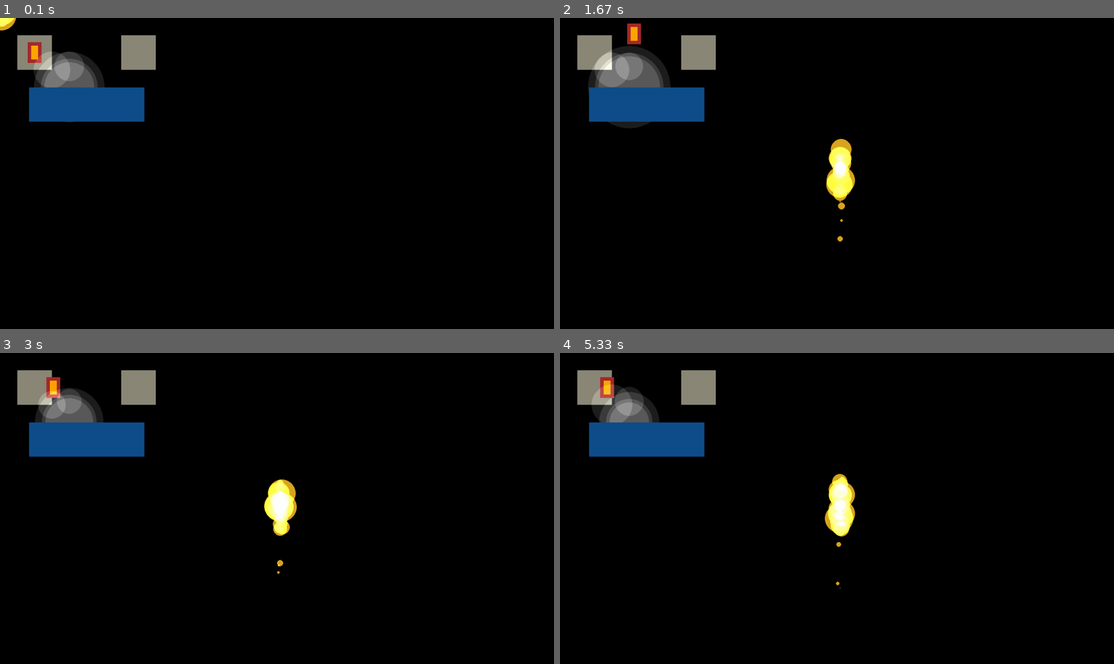
Above: before the commit, frames 1-4 (two rows, left to right).
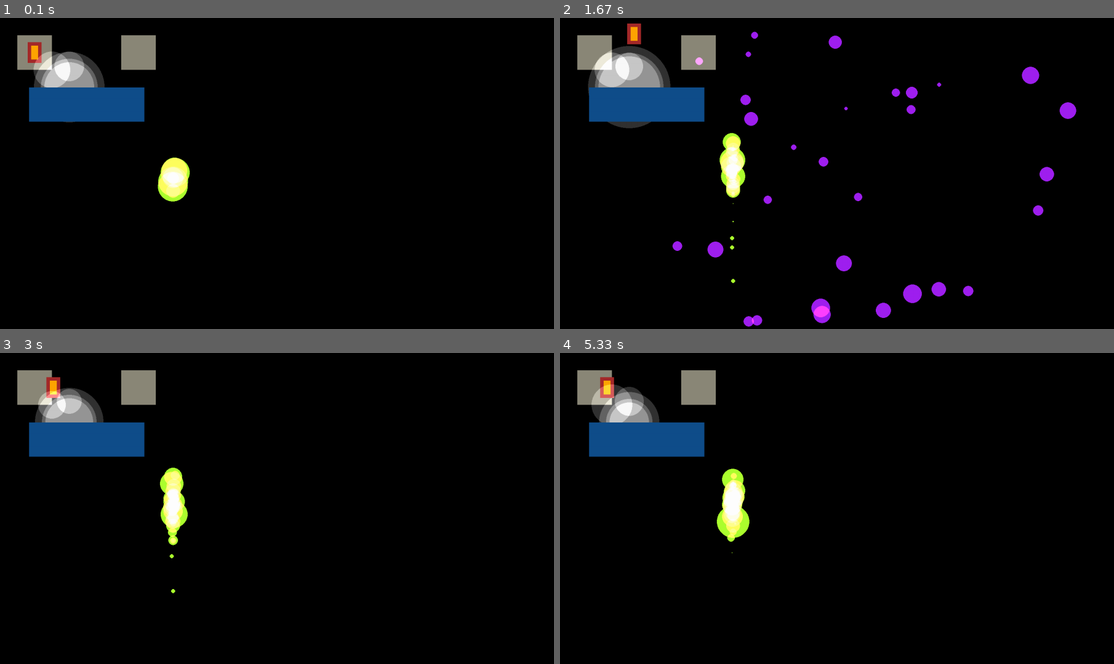
Above: after the commit, the same moments.

Repository: binnev/pygame_sandbox
Game: pygame game, started from blitting_flags_test/__main__.py
Two runs of this game, one before a commit and one after it. Both use one fixed random seed, a clock stepped at 60 frames per second and the inputs below.
Inputs (mouse positions are in pixels of both pictures, inside the frame that each line leads up to):
- Up to frame 1 (0.1 s): no input
- Up to frame 2 (1.67 s): press the mouse at (814, 185) at 0.37 s; move the mouse to (914, 176) at 0.47 s; release the mouse at (1014, 164) at 0.6 s; hold D 0.67-1.13 s; move the mouse to (842, 195) at 0.7 s; hold W 1.17-1.47 s; hold D from 1.5 s (still down)
- Up to frame 3 (3 s): release D at 1.97 s; hold A 2-2.53 s; hold S 2.57-2.87 s; hold A from 2.9 s (still down)
- Up to frame 4 (5.33 s): release A at 3.3 s; hold W 3.33-3.7 s; hold D 3.73-4.37 s; hold S 4.4-4.77 s; hold A 4.8-5.27 s; hold D from 5.3 s (still down)

The runs differ from the first frame. In frame 1, 1.7% of the frame differs, in the area x 0-35%, y 0-60%; in frame 2, 4.8%, in the area x 6-94%, y 4-100%; in frame 3, 2.5%; in frame 4, 2.5%.

Commit message:
SICK PROGRESS.

Diff:
--- a/blitting_flags_test/__main__.py
+++ b/blitting_flags_test/__main__.py
@@ -64,7 +64,7 @@
 
 
 class Glow(Entity):
-    color = (30, 30, 30)
+    color = (50, 50, 50)
 
     def __init__(self, x, y, radius, color=None, variance=0, period=0):
         super().__init__()
@@ -117,10 +117,11 @@
 
 
 class Fountain(Entity):
-    color = Color("goldenrod")
-
-    def __init__(self, x, y):
-        super().__init__()
+    color = (20, 20, 20)
+
+    def __init__(self, x, y, color=None):
+        super().__init__()
+        self.color = color or self.color
         self.rect = Rect(0, 0, 0, 0)
         self.x = x
         self.y = y
@@ -128,7 +129,7 @@
 
     def update(self):
         super().update()
-        self.x, self.y = pygame.mouse.get_pos()
+        # self.x, self.y = pygame.mouse.get_pos()
         self.particles.add(
             Spark(
                 self.x,
@@ -170,11 +171,11 @@
     lighting = Group()
     lighting2 = Group()
     groups = [
-        lighting2,
         background,
         midground,
         lighting,
         foreground,
+        lighting2,
     ]
 
     # add static stuff
@@ -190,13 +191,14 @@
         Glow(150, 150, radius=50, variance=10, period=100),
         Glow(200, 140, radius=40, variance=5, period=50),
     )
-    lighting2.add(Fountain(300, 300))
+    lighting2.add(Fountain(500, 500, color=Color("greenyellow")))
     # create player
     player = Character(100, 100)
     midground.add(player)
 
     run = True
     pygame.draw.rect(window, Color("cyan"), (30, 40, 100, 200))
+    max_num_entities = 0
     while run:
         window.fill((0, 0, 0, 0))
 
@@ -208,12 +210,31 @@
                 if event.key == pygame.K_ESCAPE:
                     pygame.quit()
                     sys.exit()
-            if event.type == pygame.MOUSEBUTTONDOWN:
-                x, y = pygame.mouse.get_pos()
-                lighting2.add(Spark(x, y, 0, 0, radius=20, color=Color("red")))
+
+        left, middle, right = pygame.mouse.get_pressed()
+        if left:
+            x, y = pygame.mouse.get_pos()
+            lighting2.add(
+                *(
+                    Spark(
+                        x,
+                        y,
+                        u=random_between(-50, 50),
+                        v=random_between(-50, 50),
+                        radius=int(random_between(5, 100)),
+                        color=Color("purple"),
+                    )
+                    for __ in range(50)
+                ),
+            )
 
         for group in groups:
             group.update()
+
+        num_entities = sum(map(len, groups))
+        if num_entities > max_num_entities:
+            max_num_entities = num_entities
+            print(max_num_entities)
 
         # draw stuff
         for group in groups:
@@ -221,6 +242,5 @@
         pygame.display.update()
         clock.tick(60)
 
-
 if __name__ == "__main__":
     main()
